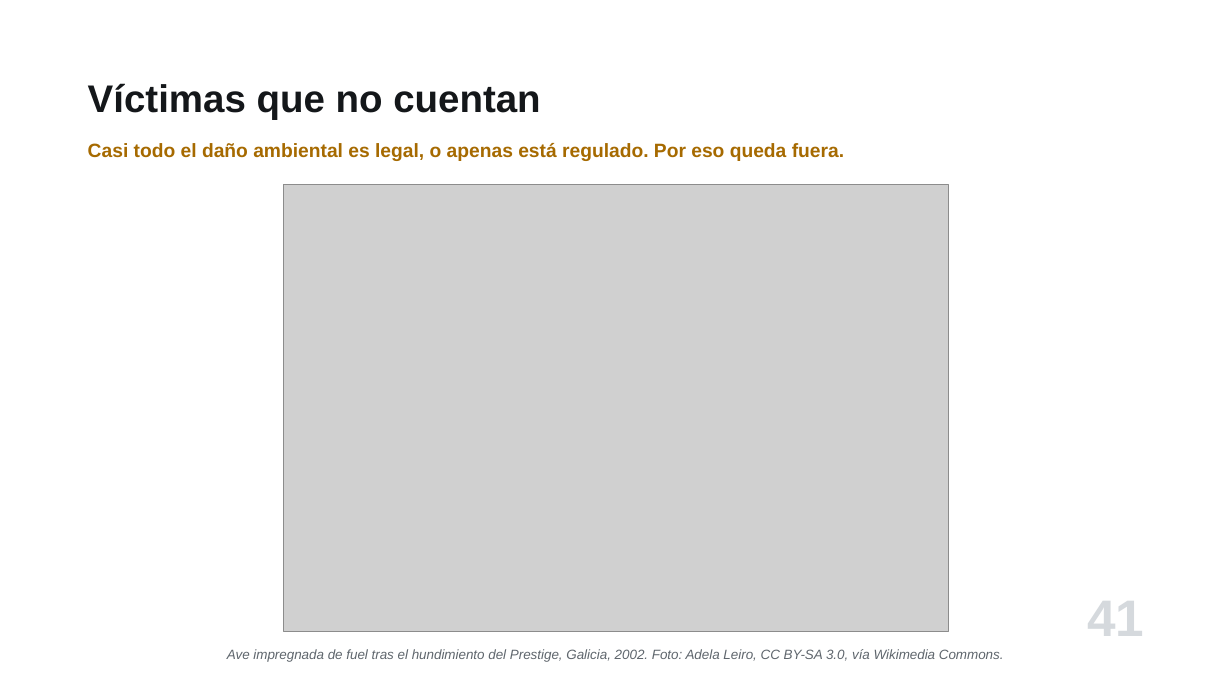
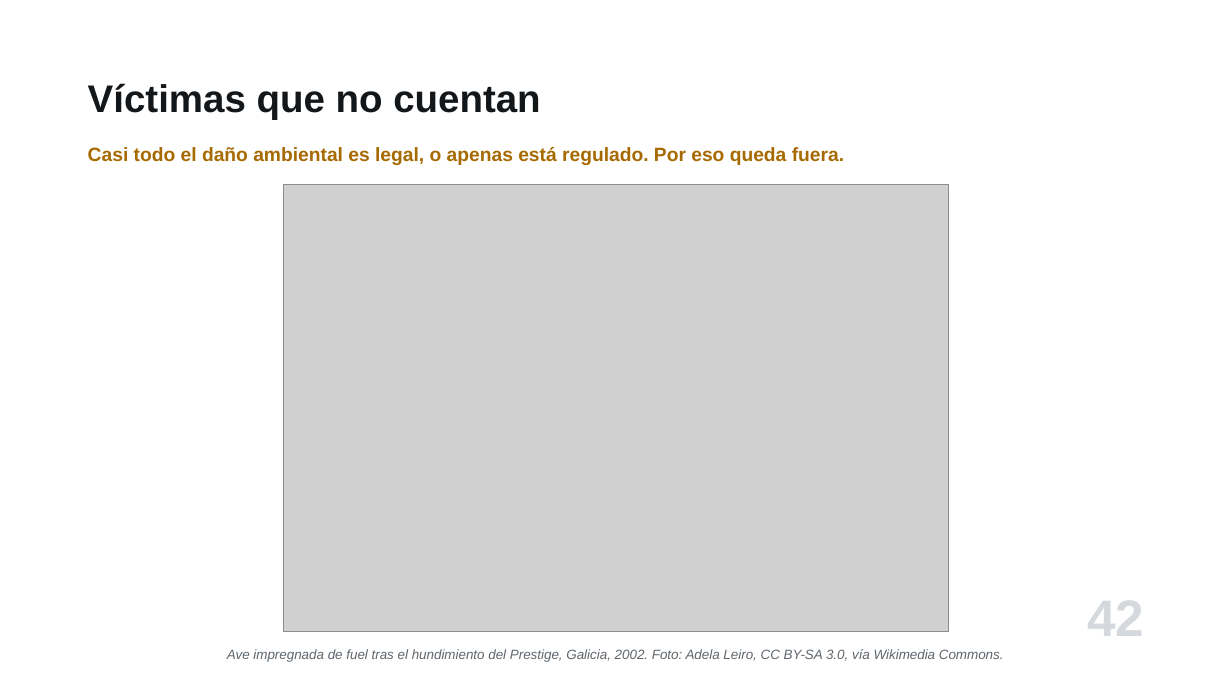
Before and after one commit to jjmedinaariza/intro_crimi, a slide deck: slide 42 of presentaciones/Cap07_Las-victimas.pptx (slide 41 before the commit). Drawn at 1232x693 pixels with LibreOffice and Linux fonts; fonts in the diff are those of the drawing; grey boxes stand for pictures. Boxes give left, top, right and bottom in pixels: in the first picture for what was removed or moved away, otherwise in the second. Text is boxed around its words. In the diff, an @@ line names an element or a change of style, - is before the commit and + after.

```diff
--- a/presentaciones/Cap07_Las-victimas.pptx
+++ b/presentaciones/Cap07_Las-victimas.pptx
@@ text "Casi todo el daño ambiental ..." at [88,147,844,165]: line spacing 1 to 20pt @@
@@ text at [1087,601,1144,636]: text changed @@
-41
+42
```
Also in this commit, not shown: 32 other slides changed, 6 slides added, 21 other files.
